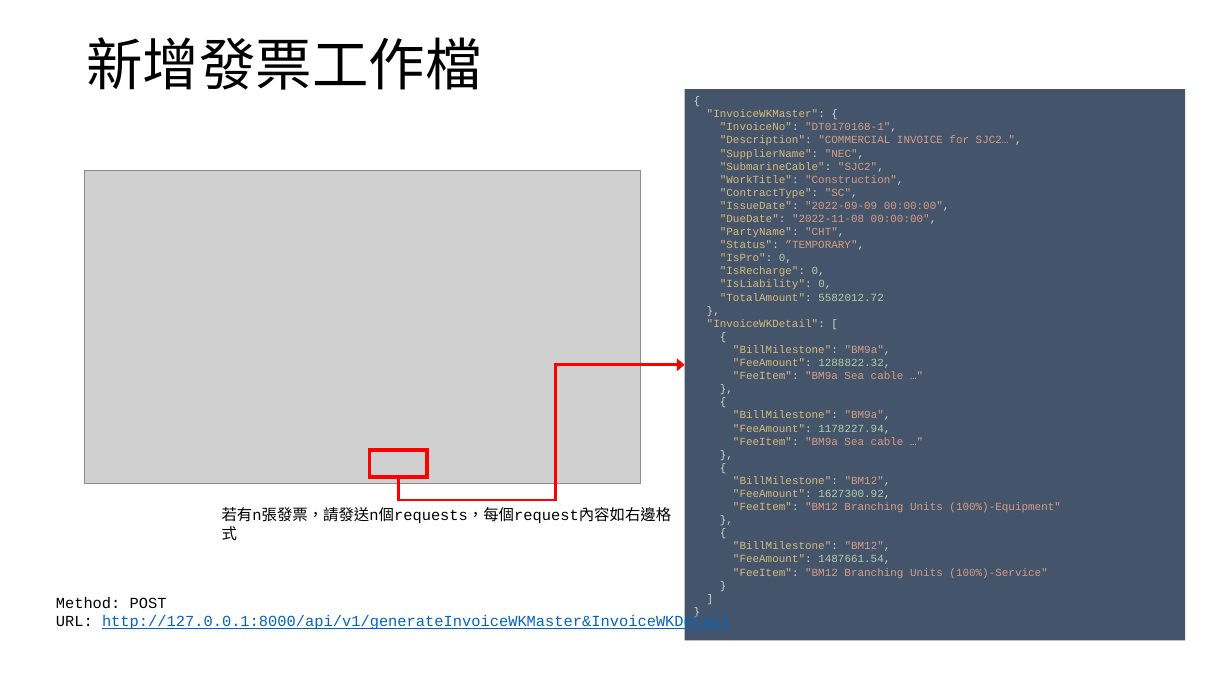
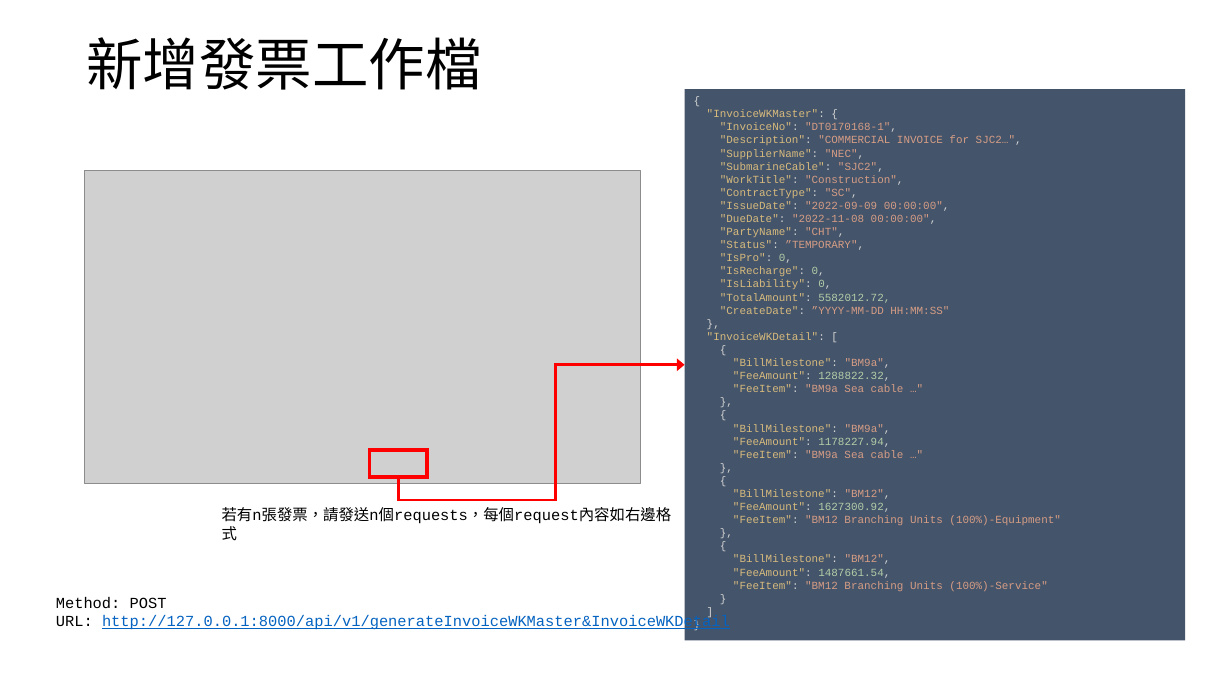
Before and after one commit to appletime81/cbp-sys-api, a slide deck: slide 2 of CBP專案/發票工作主檔&發票工作明細檔API.pptx. Drawn at 1232x693 pixels with LibreOffice and Linux fonts; fonts in the diff are those of the drawing; grey boxes stand for pictures. Boxes give left, top, right and bottom in pixels: in the first picture for what was removed or moved away, otherwise in the second. Text is boxed around its words. In the diff, an @@ line names an element or a change of style, - is before the commit and + after.

```diff
--- a/CBP專案/發票工作主檔&發票工作明細檔API.pptx
+++ b/CBP專案/發票工作主檔&發票工作明細檔API.pptx
@@ text in rectangle at bbox=[707, 110, 1061, 591]: text changed @@
-{
-"InvoiceWKMaster": {
-"InvoiceNo": "DT0170168-1",
-"Description": "COMMERCIAL INVOICE for SJC2…",
-"SupplierName": "NEC",
-"SubmarineCable": "SJC2",
-"WorkTitle": "Construction",
-"ContractType": "SC",
-"IssueDate": "2022-09-09 00:00:00",
-"DueDate": "2022-11-08 00:00:00",
-"PartyName": "CHT",
-"Status": ”TEMPORARY",
-"IsPro": 0,
-"IsRecharge": 0,
-"IsLiability": 0,
-"TotalAmount": 5582012.72
-},
-"InvoiceWKDetail": [
-{
-"BillMilestone": "BM9a",
-"FeeAmount": 1288822.32,
-"FeeItem": "BM9a Sea cable …"
-},
-{
-"BillMilestone": "BM9a",
-"FeeAmount": 1178227.94,
-"FeeItem": "BM9a Sea cable …"
-},
-{
-"BillMilestone": "BM12",
-"FeeAmount": 1627300.92,
-"FeeItem": "BM12 Branching Units (100%)-Equipment"
-},
-{
-"BillMilestone": "BM12",
-"FeeAmount": 1487661.54,
-"FeeItem": "BM12 Branching Units (100%)-Service"
-}
-]
-}
+{
+"InvoiceWKMaster": {
+"InvoiceNo": "DT0170168-1",
+"Description": "COMMERCIAL INVOICE for SJC2…",
+"SupplierName": "NEC",
+"SubmarineCable": "SJC2",
+"WorkTitle": "Construction",
+"ContractType": "SC",
+"IssueDate": "2022-09-09 00:00:00",
+"DueDate": "2022-11-08 00:00:00",
+"PartyName": "CHT",
+"Status": ”TEMPORARY",
+"IsPro": 0,
+"IsRecharge": 0,
+"IsLiability": 0,
+"TotalAmount": 5582012.72,
+"CreateDate": ”YYYY-MM-DD HH:MM:SS"
+},
+"InvoiceWKDetail": [
+{
+"BillMilestone": "BM9a",
+"FeeAmount": 1288822.32,
+"FeeItem": "BM9a Sea cable …"
+},
+{
+"BillMilestone": "BM9a",
+"FeeAmount": 1178227.94,
+"FeeItem": "BM9a Sea cable …"
+},
+{
+"BillMilestone": "BM12",
+"FeeAmount": 1627300.92,
+"FeeItem": "BM12 Branching Units (100%)-Equipment"
+},
+{
+"BillMilestone": "BM12",
+"FeeAmount": 1487661.54,
+"FeeItem": "BM12 Branching Units (100%)-Service"
+}
+]
+}
```
Also in this commit, not shown: 2 other slides changed, 7 other files.
